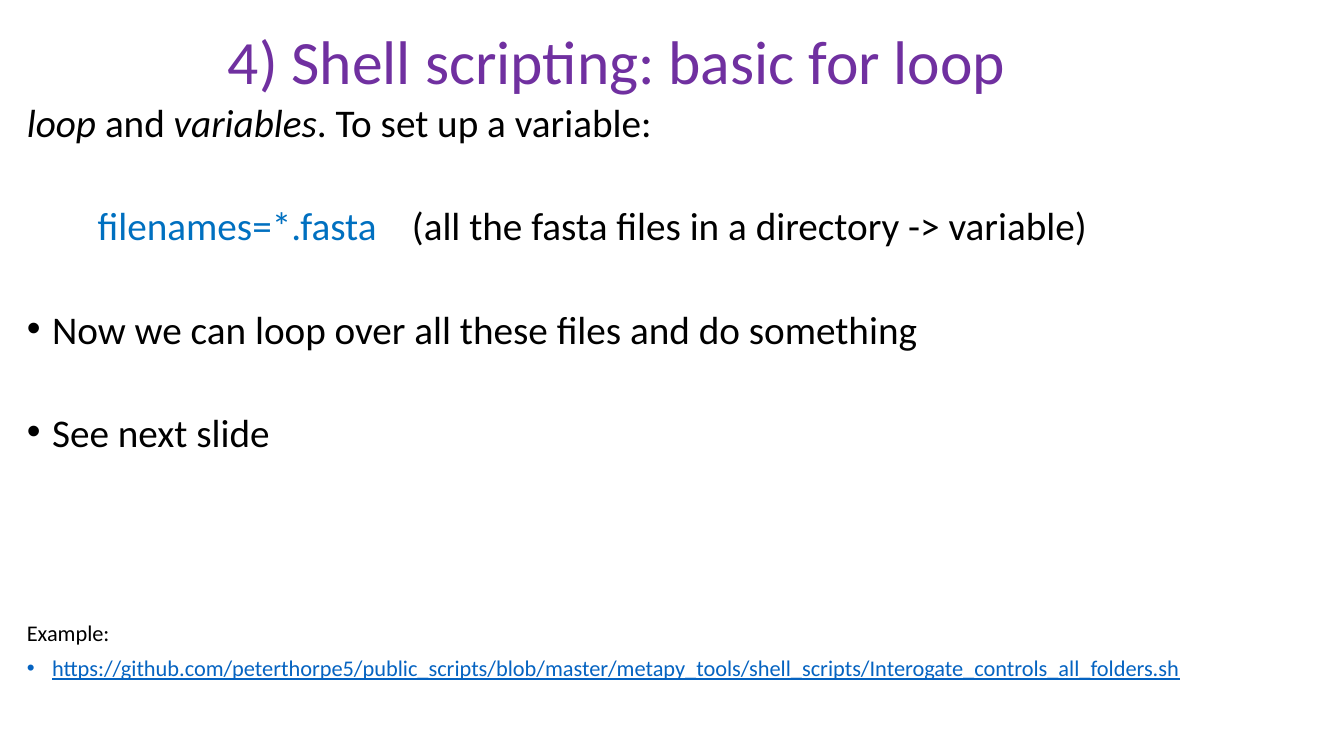
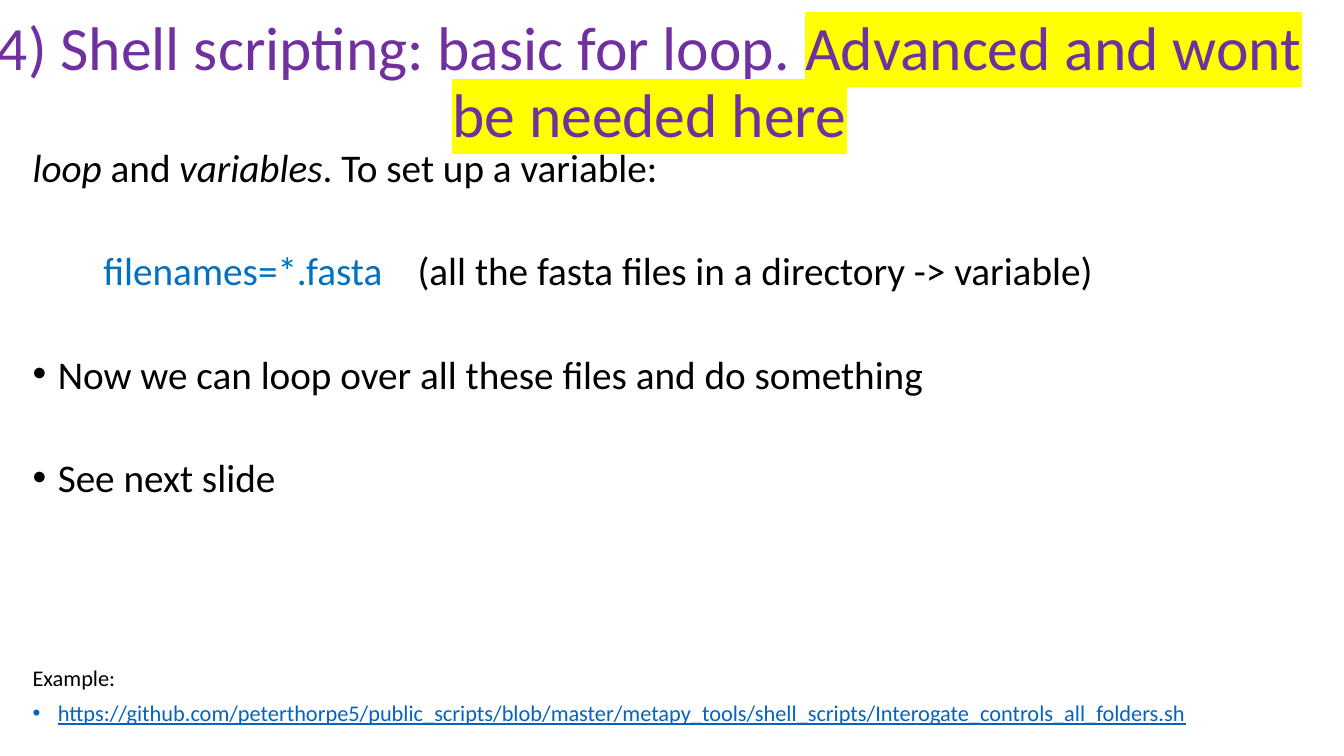
Before and after one commit to peterthorpe5/Msc_Digital_Health, a slide deck: slide 13 of powerpoint/4_Shell_scripting.pptx. Drawn at 1344x756 pixels with LibreOffice and Linux fonts; fonts in the diff are those of the drawing. Boxes give left, top, right and bottom in pixels: in the first picture for what was removed or moved away, otherwise in the second. Text is boxed around its words. In the diff, an @@ line names an element or a change of style, - is before the commit and + after.

```diff
--- a/powerpoint/4_Shell_scripting.pptx
+++ b/powerpoint/4_Shell_scripting.pptx
@@ title at [0,25,1301,138]: text changed @@
-4) Shell scripting: basic for loop
+4) Shell scripting: basic for loop. Advanced and wont be needed here
@@ text "loop and variables. To set ..." rewrapped from [27,109,1179,680] to [33,149,1185,725] @@
```
Also in this commit, not shown: 7 other files.
